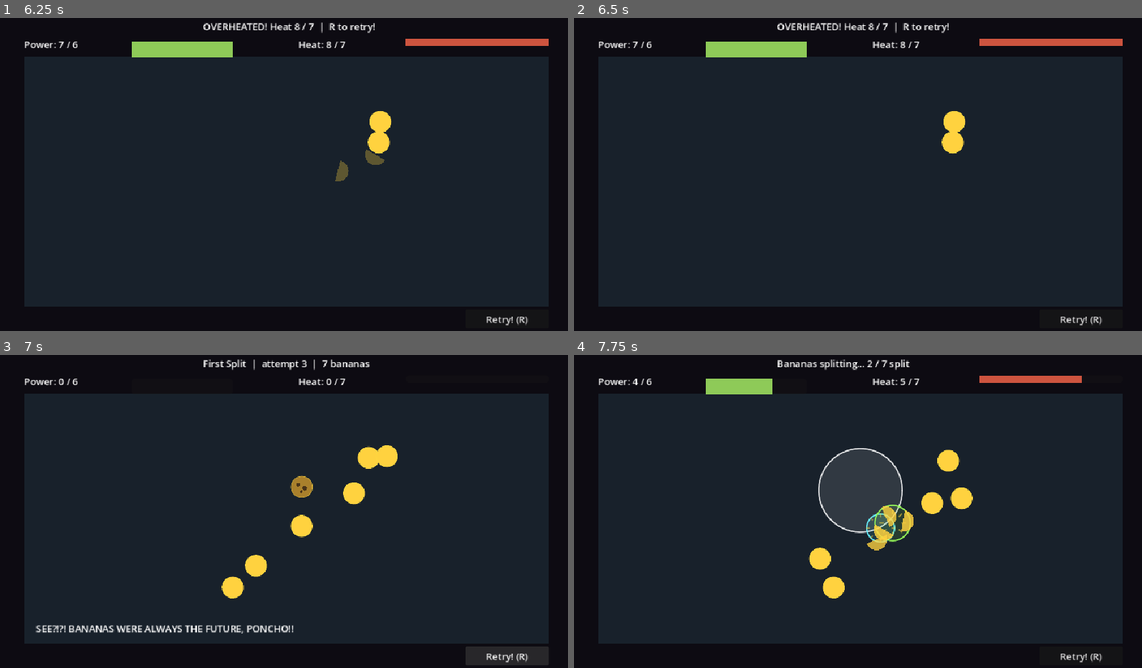
Above: before the commit, frames 1-4 (two rows, left to right).
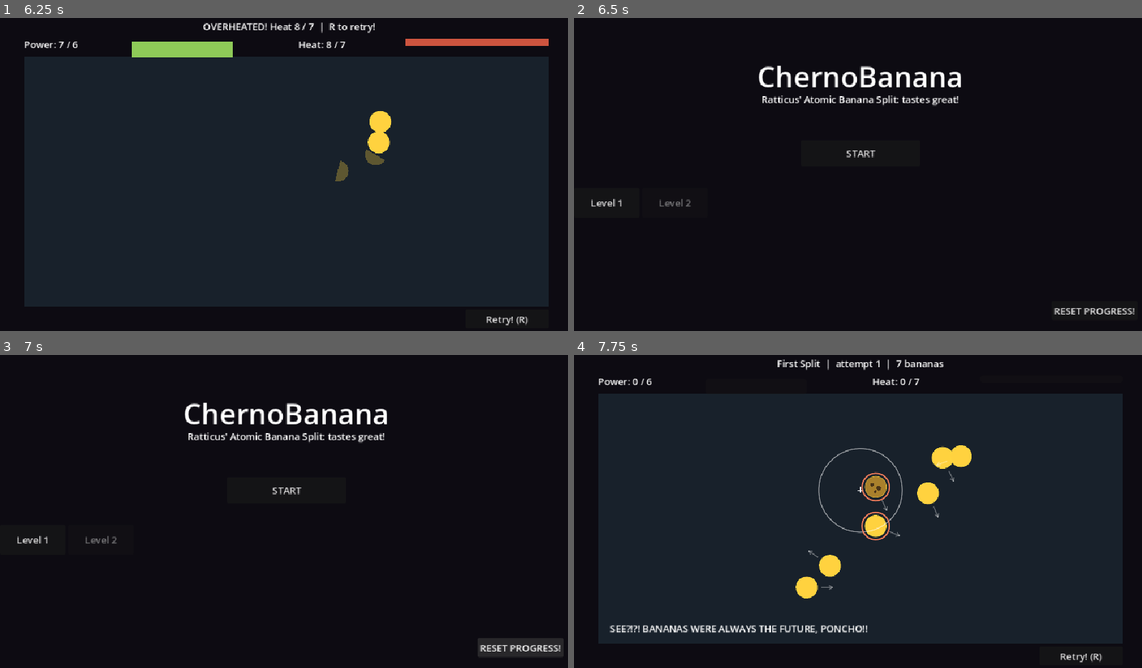
Above: after the commit, the same moments.

Repository: UnderstoodUseYourUsernameHere/banana-fission
Game: Godot game, scene res://scenes/main.tscn
The game is run twice, just before and just after one commit, with the same random seed, the same clock (stepped at 60 frames per second) and the same inputs.
Inputs (mouse positions are in pixels of both pictures, inside the frame that each line leads up to):
- Up to frame 1 (6.25 s): click "Retry! (R)" at 0.5 s; click "Retry! (R)" at 1.25 s; click "Retry! (R)" at 2 s; tap Enter at 2.75 s; move the mouse to (414, 152) at 2.77 s; press the mouse at (414, 152) at 2.78 s; hold Right 2.78-3.5 s; release the mouse at (414, 152) at 3.5 s; drag from (170, 187) to (255, 233) at 3.52 s; move the mouse to (346, 99) at 4.27 s; hold Right 4.28-5 s; tap Alt at 4.35 s; tap R (restart) at 5 s; drag from (255, 233) to (113, 121) at 5.02 s; move the mouse to (460, 218) at 5.77 s; press the mouse at (460, 218) at 5.78 s; hold Left from 5.78 s (still down)
- Up to frame 2 (6.5 s): keep holding Left; tap Escape (menu, bound only after the commit) at 6.4 s
- Up to frame 3 (7 s): release Left at 6.5 s; release the mouse at (460, 555) at 6.5 s; click (522, 649) at 6.5 s, where only the run after the commit has a clickable "RESET PROGRESS!"
- Up to frame 4 (7.75 s): click (858, 489) at 7.25 s, where only the run after the commit has a clickable "START"

Frame 1 is identical in both runs. In frame 2, 72% of the frame differs, in the area x 3-99%, y 1-99%; in frame 3, 71%; in frame 4, 7.5%.

Commit message:
feat: added title screen with level select

Diff:
--- a/project.godot
+++ b/project.godot
@@ -46,6 +46,11 @@
 "events": [Object(InputEventKey,"resource_local_to_scene":false,"resource_name":"","device":-1,"window_id":0,"alt_press …(192 unchanged characters)…
 ]
 }
+menu={
+"deadzone": 0.2,
+"events": [Object(InputEventKey,"resource_local_to_scene":false,"resource_name":"","device":-1,"window_id":0,"alt_pressed":false,"shift_pressed":false,"ctrl_pressed":false,"meta_pressed":false,"pressed":false,"keycode":0,"physical_keycode":4194305,"key_label":0,"unicode":0,"location":0,"echo":false,"script":null)
+]
+}
 
 [physics]
 
--- /dev/null
+++ b/scenes/title.tscn
@@ -0,0 +1,64 @@
+[gd_scene format=3 uid="uid://cjo846xmitpy8"]
+
+[ext_resource type="Script" uid="uid://dfkpy0itd0tmk" path="res://scripts/title.gd" id="1_4ignj"]
+
+[node name="Title" type="Control" unique_id=253108882]
+layout_mode = 3
+anchors_preset = 15
+anchor_right = 1.0
+anchor_bottom = 1.0
+grow_horizontal = 2
+grow_vertical = 2
+script = ExtResource("1_4ignj")
+
+[node name="ColorRect" type="ColorRect" parent="." unique_id=992384530]
+layout_mode = 1
+anchors_preset = 15
+anchor_right = 1.0
+anchor_bottom = 1.0
+grow_horizontal = 2
+grow_vertical = 2
+color = Color(0.050980393, 0.043137256, 0.07058824, 1)
+
+[node name="Heading" type="Label" parent="." unique_id=162009779]
+layout_mode = 0
+offset_top = 80.0
+offset_right = 960.0
+offset_bottom = 140.0
+theme_override_font_sizes/font_size = 48
+text = "ChernoBanana"
+horizontal_alignment = 1
+
+[node name="Subheading" type="Label" parent="." unique_id=1906531094]
+layout_mode = 0
+offset_top = 140.0
+offset_right = 960.0
+offset_bottom = 170.0
+text = "Ratticus' Atomic Banana Split: tastes great!"
+horizontal_alignment = 1
+
+[node name="Start" type="Button" parent="." unique_id=1223172799]
+unique_name_in_owner = true
+layout_mode = 0
+offset_left = 380.0
+offset_top = 220.0
+offset_right = 580.0
+offset_bottom = 264.0
+focus_mode = 0
+text = "START"
+
+[node name="Reset" type="Button" parent="." unique_id=719220921]
+unique_name_in_owner = true
+layout_mode = 0
+offset_left = 800.0
+offset_top = 490.0
+offset_right = 940.0
+offset_bottom = 522.0
+focus_mode = 0
+text = "RESET PROGRESS!"
+
+[node name="Levels" type="HBoxContainer" parent="." unique_id=967992193]
+layout_mode = 0
+offset_top = 300.0
+offset_right = 960.0
+offset_bottom = 350.0
--- a/scripts/main.gd
+++ b/scripts/main.gd
@@ -87,6 +87,10 @@
 		Progress.current_level = (Progress.current_level + 1) % Progress.level_count()
 		get_tree().reload_current_scene()
 
+	if event.is_action_pressed("menu"):
+		get_viewport().set_input_as_handled()
+		get_tree().change_scene_to_file("res://scenes/title.tscn")
+
 func _physics_process(delta: float) -> void:
 	if state == RoundState.AIMING or state == RoundState.REACTING:
 		var chamber_bounds: Rect2 = chamber.get_global_rect()
--- /dev/null
+++ b/scripts/title.gd
@@ -0,0 +1,35 @@
+extends Control
+
+@onready var start_button: Button = $%Start
+@onready var reset_button: Button = $%Reset
+@onready var level_row: HBoxContainer = $Levels
+
+func _ready() -> void:
+	start_button.pressed.connect(_on_start)
+	reset_button.pressed.connect(_on_reset)
+	_build_level_buttons()
+
+func _build_level_buttons() -> void:
+	for child in level_row.get_children():
+		child.queue_free()
+
+	for index in range(Progress.level_count()):
+		var button := Button.new()
+		button.text = "Level %d" % (index + 1)
+		button.custom_minimum_size = Vector2(110.0, 40.0)
+		button.focus_mode = Control.FOCUS_NONE
+		button.disabled = not Progress.is_unlocked(index)
+		button.pressed.connect(_play_level.bind(index))
+		level_row.add_child(button)
+
+func _on_start() -> void:
+	var next_index: int = clampi(Progress.highest_cleared + 1, 0, Progress.level_count() - 1)
+	_play_level(next_index)
+
+func _play_level(index: int) -> void:
+	Progress.current_level = index
+	get_tree().change_scene_to_file("res://scenes/main.tscn")
+
+func _on_reset() -> void:
+	Progress.reset_all()
+	_build_level_buttons()
Not shown, added: scripts/title.gd.uid
